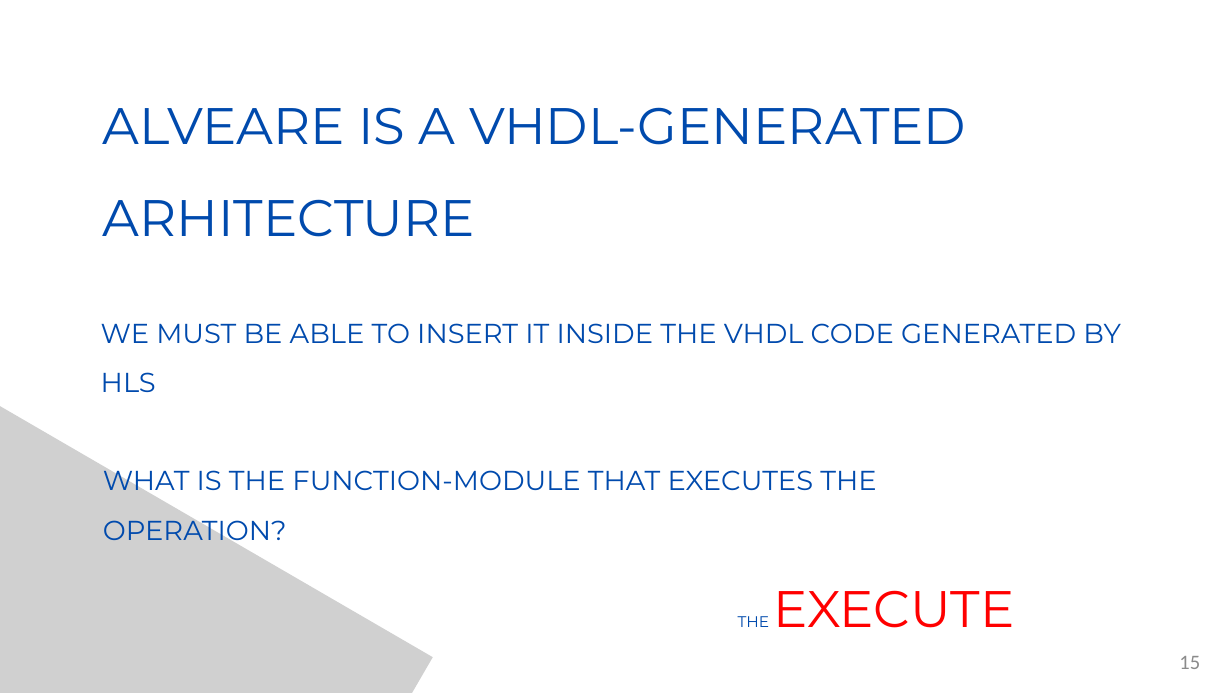
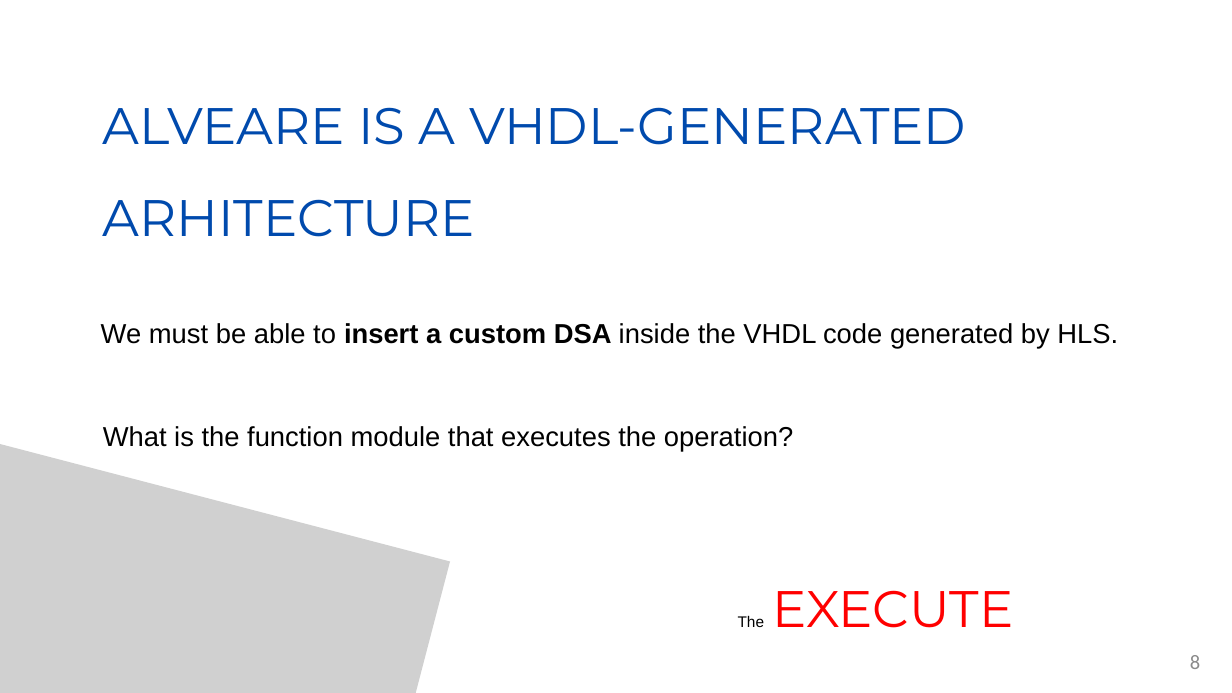
Before and after one commit to Marcolbr2001/ACA_PROJECT, a slide deck: slide 8 of ASH_ACA_PWP.pptx (slide 15 before the commit). Drawn at 1232x693 pixels with LibreOffice and Linux fonts; fonts in the diff are those of the drawing; grey boxes stand for pictures. Boxes give left, top, right and bottom in pixels: in the first picture for what was removed or moved away, otherwise in the second. Text is boxed around its words. In the diff, an @@ line names an element or a change of style, - is before the commit and + after.

```diff
--- a/ASH_ACA_PWP.pptx
+++ b/ASH_ACA_PWP.pptx
@@ text at (101,323,1118,348): text changed; font Montserrat to Arial; text colour #004AAD to #000000 @@
-WE MUST BE ABLE TO INSERT IT INSIDE THE VHDL CODE GENERATED BY HLS
+We must be able to insert a custom DSA inside the VHDL code generated by HLS.
@@ picture at (0,399,450,693): rotation 210 to 194 degrees; outline redrawn @@
@@ text at (103,426,793,452): text changed; font Montserrat to Arial; text colour #004AAD to #000000 @@
-WHAT IS THE FUNCTION-MODULE THAT EXECUTES THE OPERATION?
+What is the function module that executes the operation?
@@ text at (738,590,1013,628): text changed @@
-THE EXECUTE
+The EXECUTE
@@ page number at (1190,655,1200,669): text changed @@
-15
+8
```
Also in this commit, not shown: 12 other slides changed, 2 slides added, 16 slides removed.
